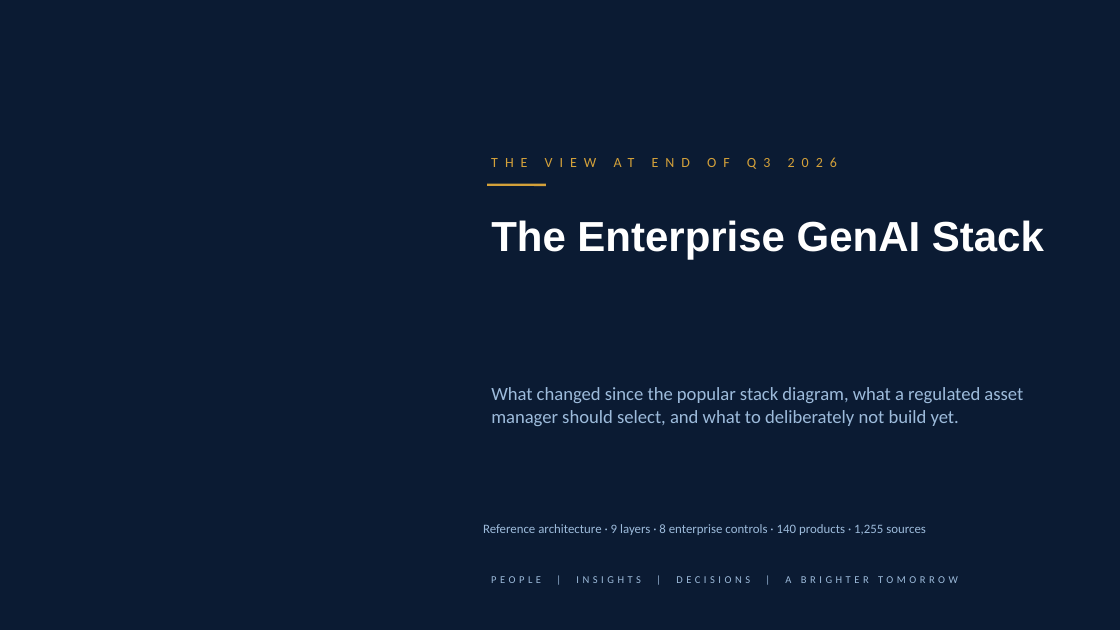
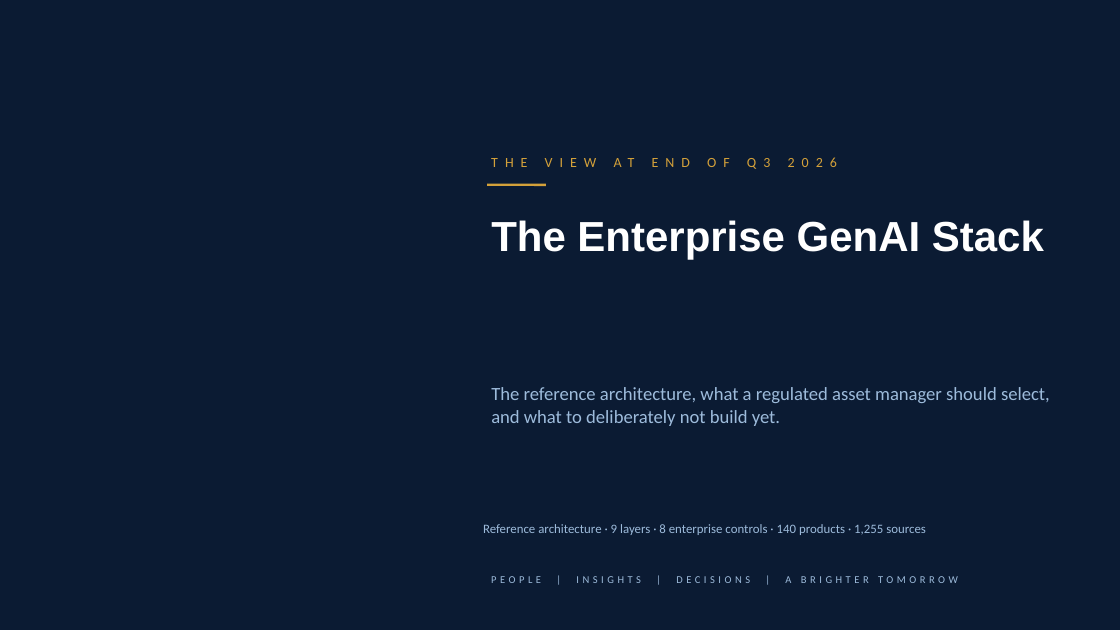
Before and after one commit to gitzerobegin/genai_stack, a slide deck: slide 1 of Enterprise_GenAI_Stack_Oct2026/03_Slides/Executive_Deck.pptx. Drawn at 1120x630 pixels with LibreOffice and Linux fonts; fonts in the diff are those of the drawing; background and template pictures are left out. Boxes give left, top, right and bottom in pixels: in the first picture for what was removed or moved away, otherwise in the second. Text is boxed around its words. In the diff, an @@ line names an element or a change of style, - is before the commit and + after.

```diff
--- a/Enterprise_GenAI_Stack_Oct2026/03_Slides/Executive_Deck.pptx
+++ b/Enterprise_GenAI_Stack_Oct2026/03_Slides/Executive_Deck.pptx
@@ text at (x1=491, y1=387, x2=1050, y2=426): text changed @@
-What changed since the popular stack diagram, what a regulated asset manager should select, and what to deliberately not build yet.
+The reference architecture, what a regulated asset manager should select, and what to deliberately not build yet.
```
Also in this commit, not shown: 22 other slides changed, 58 other files.
